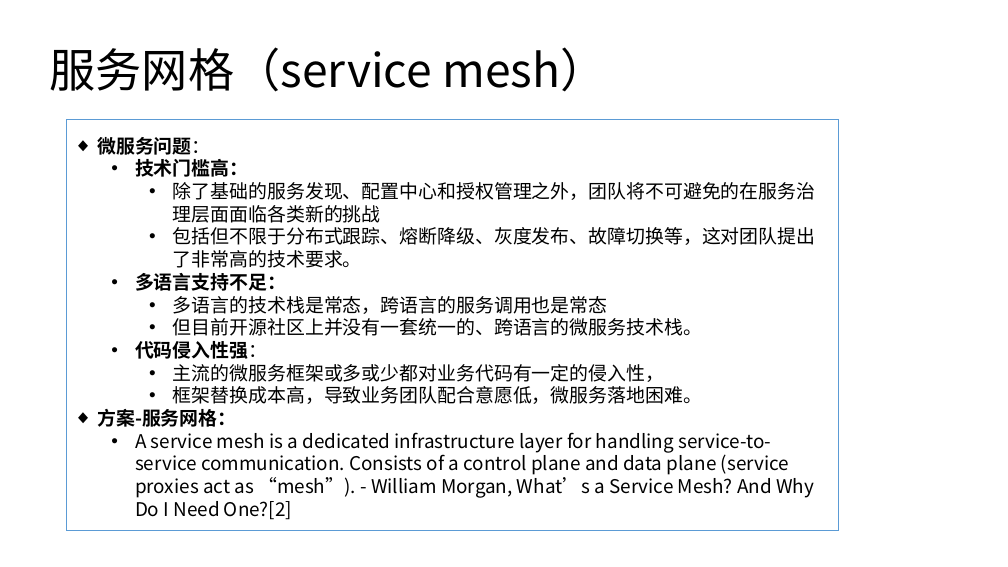
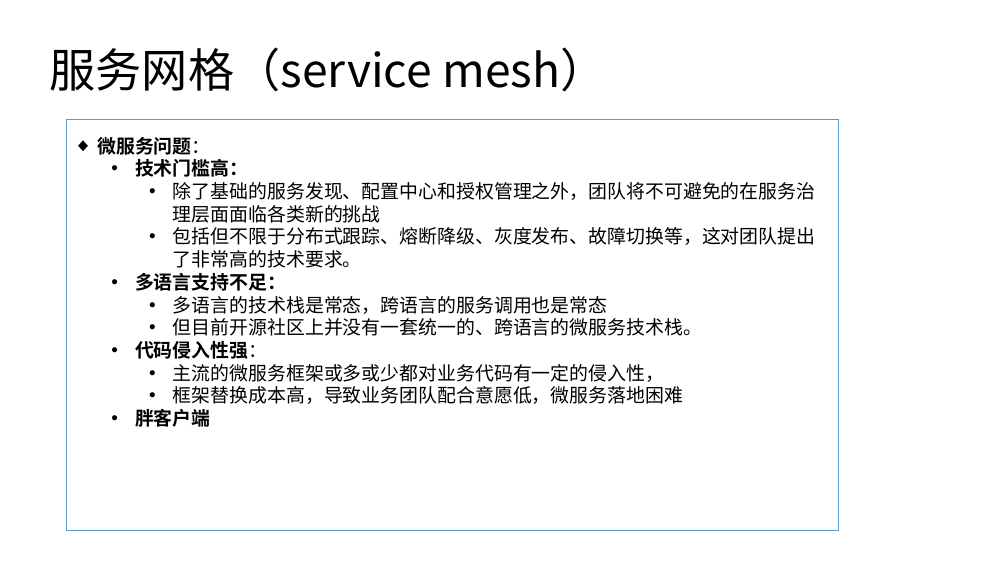
Before and after one commit to haydenwang/docs-all, a slide deck: slide 20 of 互联网技术架构变迁.pptx (slide 19 before the commit). Drawn at 1008x567 pixels with LibreOffice and Linux fonts; fonts in the diff are those of the drawing. Boxes give left, top, right and bottom in pixels: in the first picture for what was removed or moved away, otherwise in the second. Text is boxed around its words. In the diff, an @@ line names an element or a change of style, - is before the commit and + after.

```diff
--- a/互联网技术架构变迁.pptx
+++ b/互联网技术架构变迁.pptx
@@ text in rectangle at <box>135,386,683,427</box>: text changed @@
-    • 框架替换成本高，导致业务团队配合意愿低，微服务落地困难。
-◆ 方案-服务网格：
-  • A service mesh is a dedicated infrastructure layer for handling service-to-service communication. Consists of a control plane and data plane (service proxies act as “mesh”). - William Morgan, What’s a Service Mesh? And Why Do I Need One?[2]
+    • 框架替换成本高，导致业务团队配合意愿低，微服务落地困难
+  • 胖客户端
```
Also in this commit, not shown: 9 other slides changed, 5 slides added, 3 slides removed, 2 other files.
